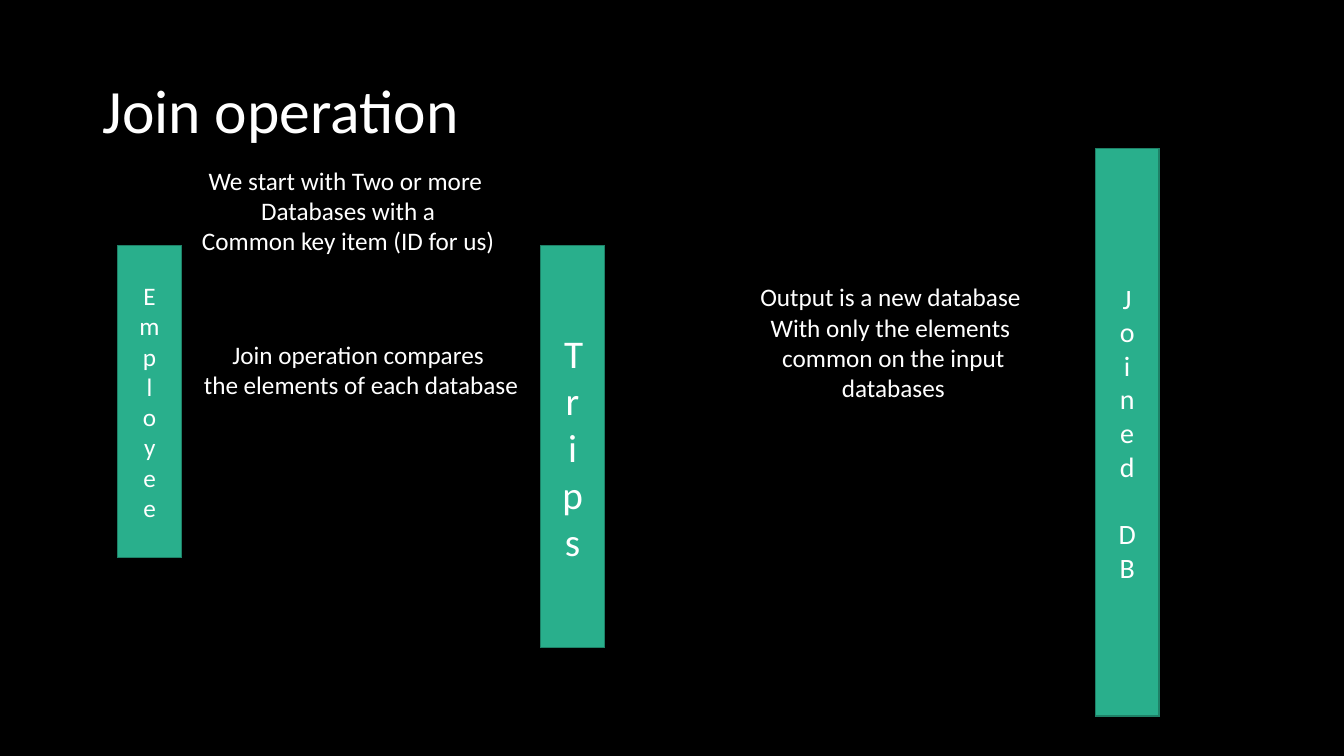
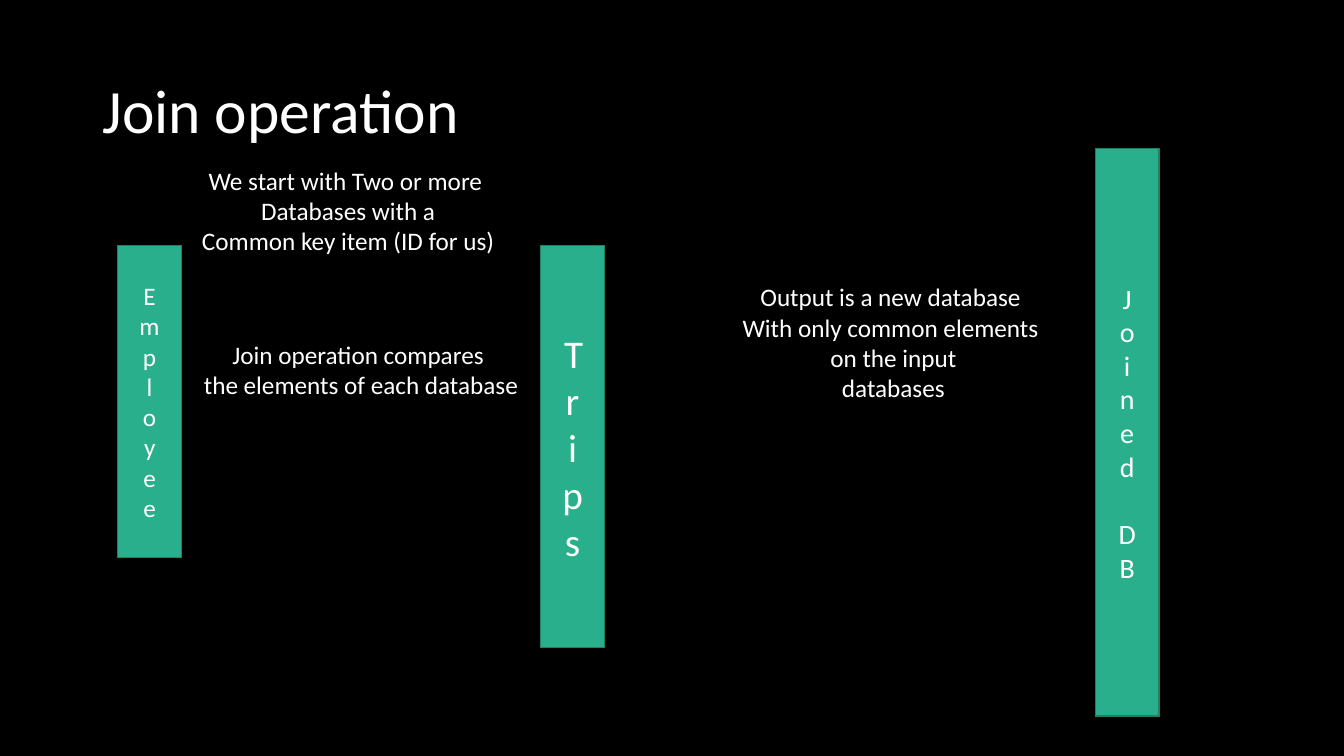
Before and after one commit to Fisherman166/ECE588_Project, a slide deck: slide 2 of Documentation/Database Join.pptx. Drawn at 1344x756 pixels with LibreOffice and Linux fonts; fonts in the diff are those of the drawing. Boxes give left, top, right and bottom in pixels: in the first picture for what was removed or moved away, otherwise in the second. Text is boxed around its words. In the diff, an @@ line names an element or a change of style, - is before the commit and + after.

```diff
--- a/Documentation/Database Join.pptx
+++ b/Documentation/Database Join.pptx
@@ text "Output is a new database": place and size @@
-text "Output is a new database" at (760, 288, 1020, 398)
+text "Output is a new database" at (743, 288, 1038, 398)
@@ text at (743, 319, 1038, 371): text changed @@
-With only the elements
-common on the input
+With only common elements
+on the input
```
Also in this commit, not shown: 3 other slides changed, 1 slide added, 1 slide removed.
